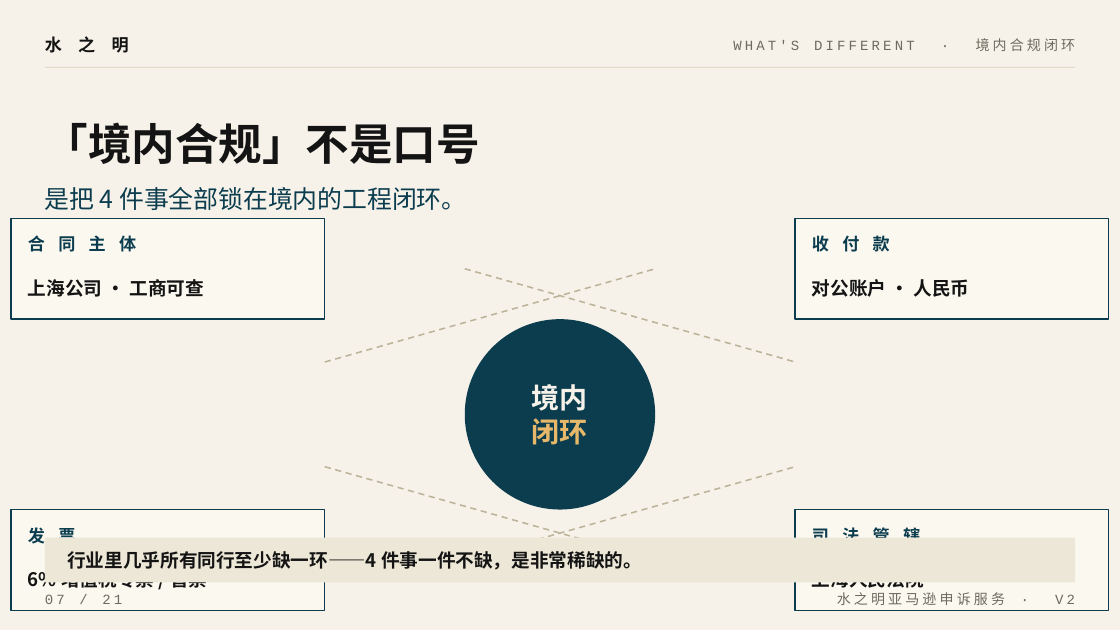
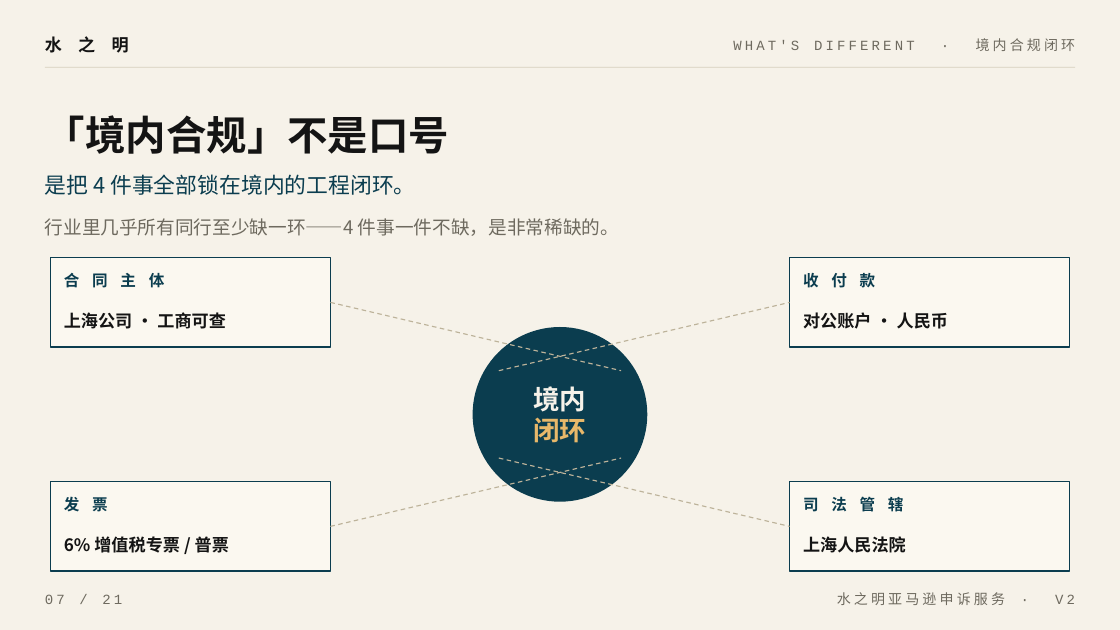
Before and after one commit to chenfei125/shuizhiming-site1, a slide deck: slide 7 of 水之明销售介绍.pptx. Drawn at 1120x630 pixels with LibreOffice and Linux fonts; fonts in the diff are those of the drawing. Boxes give left, top, right and bottom in pixels: in the first picture for what was removed or moved away, otherwise in the second. Text is boxed around its words. In the diff, an @@ line names an element or a change of style, - is before the commit and + after.

```diff
--- a/水之明销售介绍.pptx
+++ b/水之明销售介绍.pptx
@@ text "「境内合规」不是口号" at [45, 115, 450, 154]: size 28 to 26 pt @@
@@ text "是把 4 件事全部锁在境内的工程闭环。": place and size @@
-text "是把 4 件事全部锁在境内的工程闭环。" at [45, 187, 466, 210]
+text "是把 4 件事全部锁在境内的工程闭环。" at [45, 174, 415, 195]
@@ text "是把 4 件事全部锁在境内的工程闭环。" at [45, 174, 415, 195]: size 16 to 14 pt @@
@@ text "行业里几乎所有同行至少缺一环——4 件事一件不缺，是非常稀缺的。": place and size @@
-text "行业里几乎所有同行至少缺一环——4 件事一件不缺，是非常稀缺的。" at [67, 551, 642, 570]
+text "行业里几乎所有同行至少缺一环——4 件事一件不缺，是非常稀缺的。" at [45, 218, 619, 236]
@@ text "行业里几乎所有同行至少缺一环——4 件事一件不缺，是非常稀缺的。" at [45, 218, 619, 236]: text colour #141414 to #6E6A5F, bold off @@
@@ rectangle: place and size @@
-rectangle at [11, 218, 325, 319]
+rectangle at [50, 258, 330, 347]
@@ text "合 同 主 体": place and size @@
-text "合 同 主 体" at [28, 235, 136, 252]
+text "合 同 主 体" at [64, 273, 165, 288]
@@ rectangle: place and size @@
-rectangle at [795, 218, 1109, 319]
+rectangle at [790, 258, 1070, 347]
@@ size 11 to 10 pt in 4 elements at [64, 494, 108, 515], [803, 494, 904, 515], [64, 273, 165, 288], [803, 270, 876, 291] @@
@@ text "收 付 款": place and size @@
-text "收 付 款" at [812, 233, 890, 256]
+text "收 付 款" at [803, 270, 876, 291]
@@ text "上海公司 · 工商可查": place and size @@
-text "上海公司 · 工商可查" at [28, 279, 205, 297]
+text "上海公司 · 工商可查" at [64, 312, 226, 329]
@@ text "对公账户 · 人民币": place and size @@
-text "对公账户 · 人民币" at [812, 279, 970, 297]
+text "对公账户 · 人民币" at [803, 312, 948, 329]
@@ line moved from (325, 362) - (655, 269) to (330, 302) - (622, 371) @@
@@ line (330, 302) - (622, 371): stroke #BDB39A 1 pt dashed to #BDB39A 0.75 pt dashed @@
@@ ellipse: place and size @@
-ellipse at [465, 319, 655, 510]
+ellipse at [473, 327, 647, 502]
@@ line moved from (465, 269) - (795, 362) to (498, 371) - (790, 302) @@
@@ line (498, 371) - (790, 302): stroke #BDB39A 1 pt dashed to #BDB39A 0.75 pt dashed @@
@@ text "境内" at [533, 386, 586, 443]: size 18 to 17 pt @@
@@ line moved from (325, 467) - (655, 560) to (330, 526) - (622, 458) @@
@@ line (330, 526) - (622, 458): stroke #BDB39A 1 pt dashed to #BDB39A 0.75 pt dashed @@
@@ line moved from (465, 560) - (795, 467) to (498, 458) - (790, 526) @@
@@ line (498, 458) - (790, 526): stroke #BDB39A 1 pt dashed to #BDB39A 0.75 pt dashed @@
@@ rectangle: place and size @@
-rectangle at [11, 510, 325, 610]
+rectangle at [50, 482, 330, 571]
@@ text "发 票": place and size @@
-text "发 票" at [28, 527, 75, 544]
+text "发 票" at [64, 494, 108, 515]
@@ rectangle: place and size @@
-rectangle at [795, 510, 1109, 610]
+rectangle at [790, 482, 1070, 571]
@@ text "司 法 管 辖": place and size @@
-text "司 法 管 辖" at [812, 527, 920, 538]
+text "司 法 管 辖" at [803, 494, 904, 515]
@@ rectangle removed at [45, 538, 1075, 582] @@
@@ text "6% 增值税专票 / 普票": place and size @@
-text "6% 增值税专票 / 普票" at [28, 567, 207, 588]
+text "6% 增值税专票 / 普票" at [64, 536, 229, 553]
@@ size 12 to 11 pt in 4 elements at [64, 312, 226, 329], [803, 312, 948, 329], [64, 536, 229, 553], [803, 536, 906, 553] @@
@@ text "上海人民法院": place and size @@
-text "上海人民法院" at [812, 582, 924, 588]
+text "上海人民法院" at [803, 536, 906, 553]
```
Also in this commit, not shown: 9 other slides changed, 1 other file.
